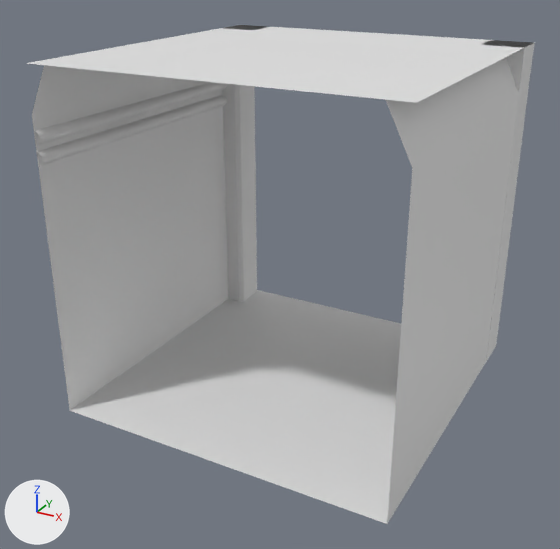
The FBX model Assets/Models/Corridor.FBX: old version first, new version second.
Both versions are drawn from a 50 mm lens placed at (3.92, -5.61, 5.16), pointed at (-0.1, 1.7, 1.5). The axes (+X, +Y, +Z) are drawn at lower left. The lights are the same throughout. Where no turn or scale is listed for an object, it has been applied to the vertices.

Before the edit, the objects in view are built like this:
```python
me_mesh = bpy.data.meshes.new('Mesh')
me_mesh.from_pydata([(-2.0, -2.0, 0.0), (2.0, -2.0, 0.0), (-2.0, 2.0, 0.0), (2.0, 2.0, 0.0), (-2.0, 2.0, 4.0), (-2.0, -2.0, 4.0), (2.0, 2.0, 4.0), (2.0, -2.0, 4.0)], [], [(2, 0, 3), (1, 3, 0), (5, 4, 6), (6, 7, 5)])
me_mesh_001 = bpy.data.meshes.new('Mesh.001')
me_mesh_001.from_pydata(...)  # 12 vertices, 4 faces; spans x 0.0..4.0, y -2.0..2.0, z -2.0..2.0
me_mesh_002 = bpy.data.meshes.new('Mesh.002')
me_mesh_002.from_pydata(...)  # 48 vertices, 88 faces; spans x -0.25..3.76, y -0.25..0.25, z 0.0..4.0
me_mesh_003 = bpy.data.meshes.new('Mesh.003')
me_mesh_003.from_pydata(...)  # 14 vertices, 6 faces; spans x 0.0..0.08, y -4.0..0.0, z -0.08..0.08
me_mesh_004 = bpy.data.meshes.new('Mesh.004')
me_mesh_004.from_pydata(...)  # 14 vertices, 6 faces; spans x 0.0..0.08, y -4.0..0.0, z -0.08..0.08
ob_floor = bpy.data.objects.new('Floor', me_mesh)
ob_floor.location = (0.0, 2.0, 0.0)
ob_pillar = bpy.data.objects.new('Pillar', me_mesh_002)
ob_pillar.location = (-1.75, 3.75, 0.0)
ob_pipe = bpy.data.objects.new('Pipe', me_mesh_003)
ob_pipe.location = (-2.0, 4.0, 3.26)
ob_pipe001 = bpy.data.objects.new('Pipe001', me_mesh_004)
ob_pipe001.location = (-2.0, 4.0, 3.05)
ob_walls = bpy.data.objects.new('Walls', me_mesh_001)
ob_walls.location = (-2.0, 2.0, 2.0)
```
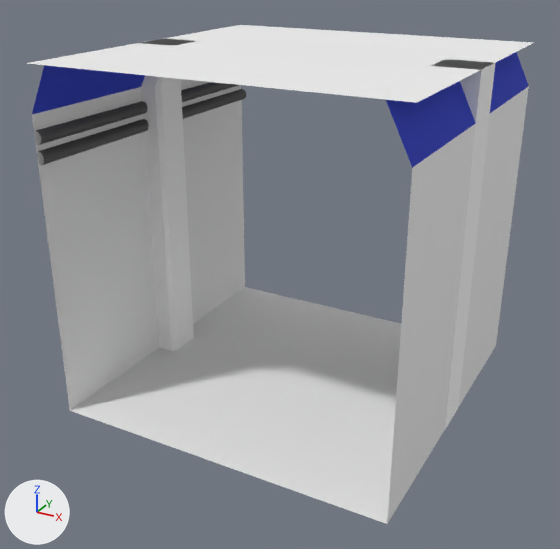
Where the change shows, as pixel boxes (x1, y1, x2, y2) in the pictures (560 x 549 px):
'Pillar', moved
    before: (222, 25, 535, 362)
    after: (141, 38, 496, 429)
'Pipe001', recoloured
    both: (37, 89, 246, 166)
'Pipe', recoloured
    both: (35, 82, 238, 145)
part 1 of me_mesh_001, recoloured (grey to blue)
    both: (32, 57, 519, 168)
part 2 of me_mesh_001, recoloured
    both: (32, 79, 519, 524)

The change, as a list of edits to the scene's bpy script:
```text
Add mat_pipe:
    mat_pipe = principled_material('Pipe')
    mat_pipe.base_color = (0.0706, 0.0706, 0.0706)  # dark grey #4b4b4b
    mat_pipe.roughness = 0.6
Add mat_walls:
    mat_walls = principled_material('Walls')
    mat_walls.base_color = (0.863, 0.863, 0.863)  # white #efefef
    mat_walls.roughness = 0.896
Add mat_material__44:
    mat_material__44 = principled_material('Material #44')
    mat_material__44.base_color = (0.0235, 0.0471, 0.565)  # blue #2a3dc6
    mat_material__44.roughness = 0.896
Change me_mesh_003:
    where me_mesh_003.from_pydata(...)  # 14 vertices, 6 faces; spans x 0.0..0.08, y -4.0..0.0, z -0.08..0.08
    add me_mesh_003.materials.append(mat_pipe)  # dark grey #4b4b4b
Change me_mesh_001:
    where me_mesh_001.from_pydata(...)  # 12 vertices, 4 faces; spans x 0.0..4.0, y -2.0..2.0, z -2.0..2.0
    used by ob_walls; location = (-2.0, 2.0, 2.0)
    me_mesh_001 part 1: all 2 faces centred in x 0.12..3.87, y 0.0, z 1.75 switch from no material to mat_material__44 (blue #2a3dc6)
    me_mesh_001 part 2: all 2 faces centred in x 0.0..4.0, y 0.0, z -0.25 switch from no material to mat_walls (white #efefef)
Change me_mesh_004:
    where me_mesh_004.from_pydata(...)  # 14 vertices, 6 faces; spans x 0.0..0.08, y -4.0..0.0, z -0.08..0.08
    add me_mesh_004.materials.append(mat_pipe)  # dark grey #4b4b4b
Change ob_pillar:
    ob_pillar.location: (-1.75, 3.75, 0.0) -> (-1.75, 2.0, 0.0)
```
